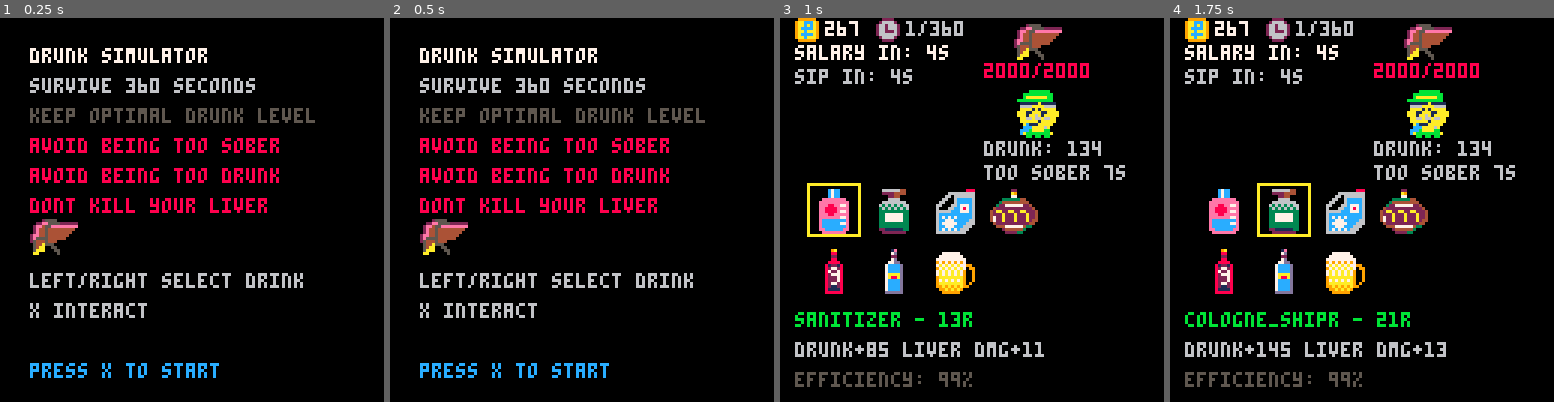
Above: before the commit, frames 1-4 (left to right).
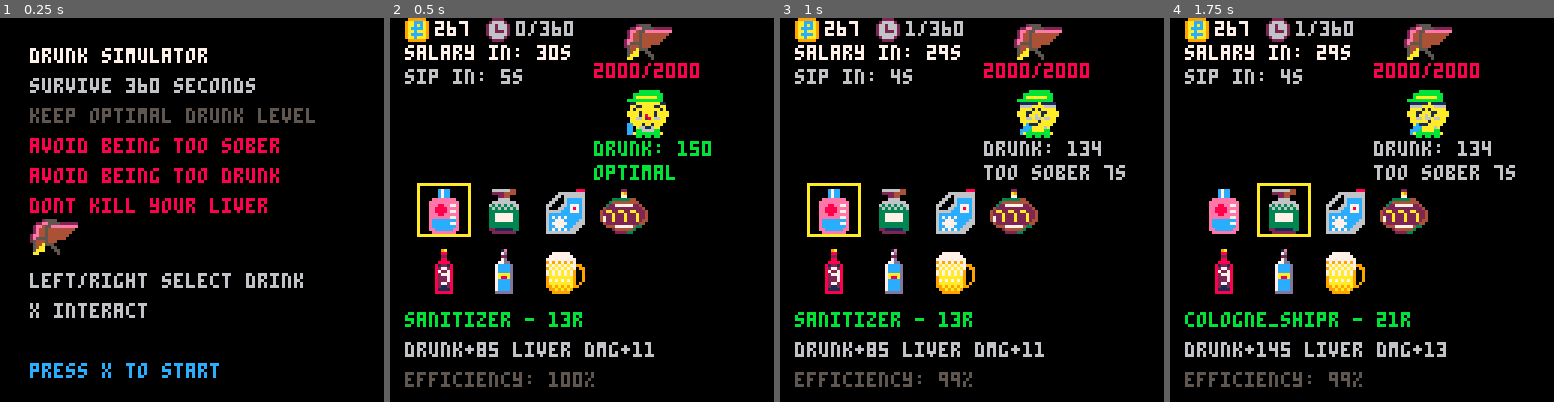
Above: after the commit, the same moments.

Repository: fritzlolpro/picopico
Game: PICO-8 cartridge carts/drunk.p8
Same seed, same stepped clock (60 frames per second), same inputs: the game is played once before the commit and once after it.
Inputs:
- Up to frame 1 (0.25 s): no input
- Up to frame 2 (0.5 s): tap X (X key) at 0.33 s
- Up to frame 3 (1 s): tap O (Z key) at 0.7 s
- Up to frame 4 (1.75 s): tap X (X key) at 1.07 s; hold Right from 1.6 s (still down); tap O (Z key) at 1.7 s

Frame 1 is identical in both runs. In frame 2, 21% of the frame differs, in the area x 3-84%, y 0-97%; in frame 3, 0.1%; in frame 4, 0.1%.

Commit message:
update buttons

Diff:
--- a/carts/drunk.p8
+++ b/carts/drunk.p8
@@ -12,8 +12,8 @@
 -- Game constants
 game_duration = 360 -- Total game duration in seconds
 salary = 267 -- Salary amount in rubles per payment
--- salary_frequency = 30 -- How often salary comes in seconds
-salary_frequency = 5 -- How often salary comes in seconds
+salary_frequency = 30 -- How often salary comes in seconds
+-- salary_frequency = 5 -- How often salary comes in seconds
 base_liver_health = 2000 -- Initial liver health in units
 liver_damage_factor = 0.001833 -- Liver damage growth factor per second (+0.1833% damage each second)
 base_sobering_rate = 15 -- Intoxication units lost every SOBERING_FREQUENCY seconds
@@ -551,7 +551,7 @@
 -- Placeholder update functions
 function update_menu()
     -- Handle menu input
-    if btnp(4) then
+    if btnp(5) then
         -- X button
         current_state = game_state.playing
     end
@@ -735,8 +735,8 @@
         selected_bonus_index = max(1, selected_bonus_index - 3)
     elseif btnp(3) then -- Down
         selected_bonus_index = min(#payday_bonuses, selected_bonus_index + 3)
-    elseif btnp(4) or btnp(5) then
-        -- X or O button to apply selected bonus
+    elseif btnp(5) then
+        -- X button to apply selected bonus
         local selected_bonus = payday_bonuses[selected_bonus_index]
         if money >= selected_bonus.cost then
             money -= selected_bonus.cost
@@ -772,7 +772,7 @@
 
 function update_game_over()
     -- Handle game over screen
-    if btnp(4) then
+    if btnp(5) then
         -- X button to restart
         -- Reset game state
         money = 267
@@ -832,7 +832,7 @@
 
 function update_win()
     -- Handle win screen
-    if btnp(4) then
+    if btnp(5) then
         -- X button to restart
         -- Reset game state (same as game over)
         money = 267
@@ -899,7 +899,7 @@
     elseif current_state == game_state.payday then
         draw_payday()
     elseif current_state == game_state.game_over then
-        -- draw_game_over()
+        draw_game_over()
         draw_game()
     elseif current_state == game_state.win then
         draw_win()
@@ -1282,9 +1282,8 @@
 function draw_win()
     cls(11)
     print("you win!", 30, 50, 7)
-    print("survived " .. game_duration .. " seconds!", 15, 65, 6)
-    print("final score: " .. money .. "r", 25, 75, 12)
-    print("press x to restart", 20, 85, 12)
+    print("survived another drunkard year", 0, 65, 6)
+
 end
 
 -- Helper function for time formatting
